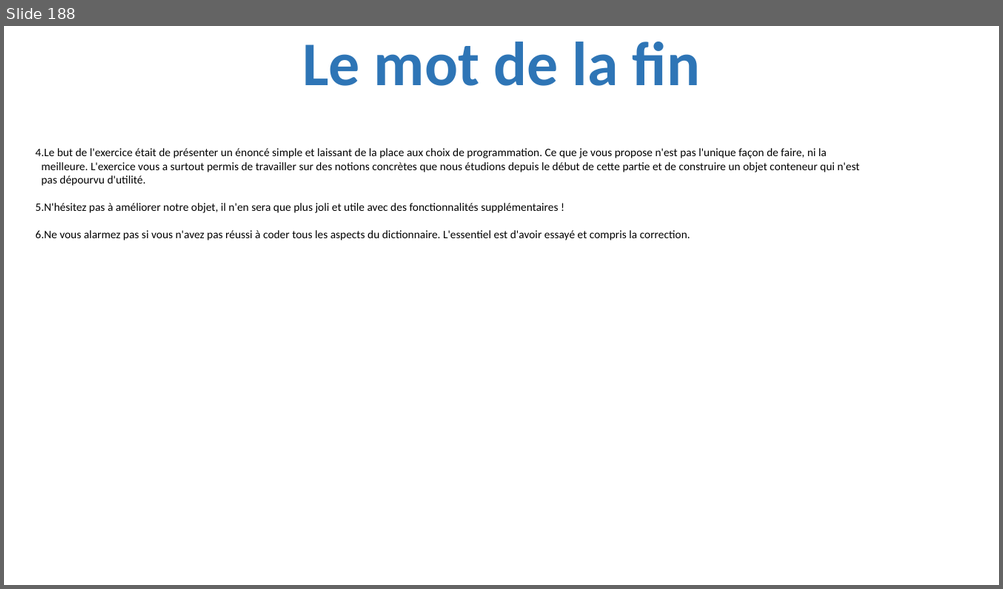
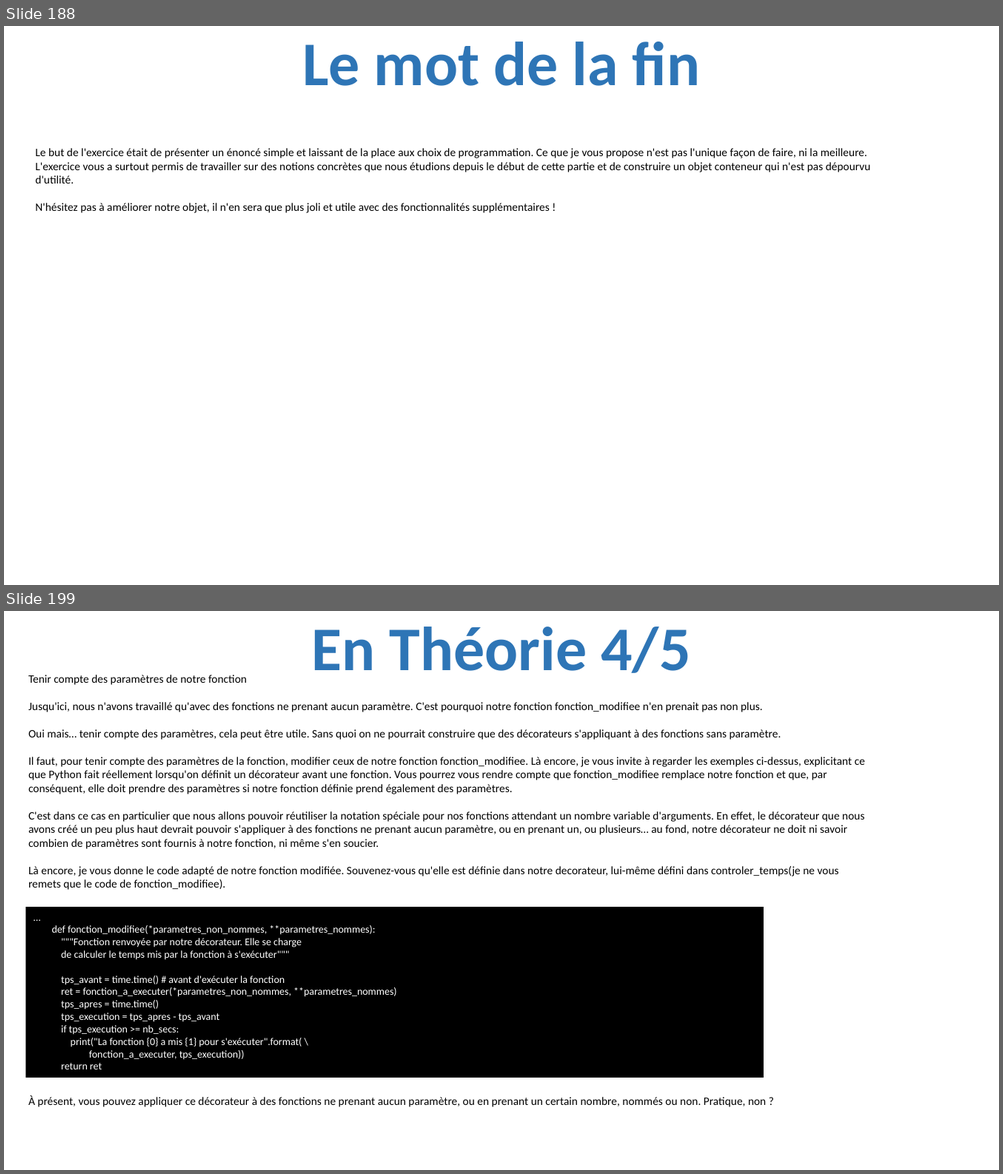
Before and after one commit to julienPalleau/PythonDoc, a slide deck: Python-resume.pptx. Shown one above the other, each under a label of ours: slide 188 before the commit, slides 188 and 199 after it; the slides between them are not shown. The pictures are 1003x589 and 1003x1174 pixels, drawn with LibreOffice and Linux fonts; fonts in the diff are those of the drawing. Boxes give left, top, right and bottom in pixels: in the first picture for what was removed or moved away, otherwise in the second. Text is boxed around its words. In the diff, an @@ line names an element or a change of style, - is before the commit and + after.

Commit message:
Les decorateurs

```diff
--- a/Python-resume.pptx
+++ b/Python-resume.pptx
@@ slide 199 added at (4, 611, 999, 1170), background #FFFFFF @@
@@ title added at (312, 627, 690, 673), 60 pt, text #2E75B6, bold @@
+En Théorie 4/5
@@ text added at (28, 675, 865, 890), 11 pt, text #000000 @@
+Tenir compte des paramètres de notre fonction
+Jusqu'ici, nous n'avons travaillé qu'avec des fonctions ne prenant aucun paramètre. C'est pourquoi notre fonction fonction_modifiee n'en prenait pas non plus.
+Oui mais… tenir compte des paramètres, cela peut être utile. Sans quoi on ne pourrait construire que des décorateurs s'appliquant à des fonctions sans paramètre.
+Il faut, pour tenir compte des paramètres de la fonction, modifier ceux de notre fonction fonction_modifiee. Là encore, je vous invite à regarder les exemples ci-dessus, explicitant ce que Python fait réellement lorsqu'on définit un décorateur avant une fonction. Vous pourrez vous rendre compte que fonction_modifiee remplace notre fonction et que, par conséquent, elle doit prendre des paramètres si notre fonction définie prend également des paramètres.
+C'est dans ce cas en particulier que nous allons pouvoir réutiliser la notation spéciale pour nos fonctions attendant un nombre variable d'arguments. En effet, le décorateur que nous avons créé un peu plus haut devrait pouvoir s'appliquer à des fonctions ne prenant aucun paramètre, ou en prenant un, ou plusieurs… au fond, notre décorateur ne doit ni savoir combien de paramètres sont fournis à notre fonction, ni même s'en soucier.
+Là encore, je vous donne le code adapté de notre fonction modifiée. Souvenez-vous qu'elle est définie dans notre decorateur, lui-même défini dans controler_temps(je ne vous remets que le code de fonction_modifiee).
@@ rectangle added at (25, 907, 763, 1078), fill #000000, 10 pt, text #FFFFFF @@
+...
+def fonction_modifiee(*parametres_non_nommes, **parametres_nommes):
+"""Fonction renvoyée par notre décorateur. Elle se charge
+de calculer le temps mis par la fonction à s'exécuter"""
+tps_avant = time.time() # avant d'exécuter la fonction
+ret = fonction_a_executer(*parametres_non_nommes, **parametres_nommes)
+tps_apres = time.time()
+tps_execution = tps_apres - tps_avant
+if tps_execution >= nb_secs:
+print("La fonction {0} a mis {1} pour s'exécuter".format( \
+fonction_a_executer, tps_execution))
+return ret
@@ text added at (28, 1096, 765, 1108), 11 pt, text #000000 @@
+À présent, vous pouvez appliquer ce décorateur à des fonctions ne prenant aucun paramètre, ou en prenant un certain nombre, nommés ou non. Pratique, non ?
@@ slide 188 changed as well @@
@@ text "Le but de l'exercice était ..." at (35, 148, 871, 213): bullet 1. to none @@
@@ text at (35, 230, 690, 241): paragraph removed @@
-6. Ne vous alarmez pas si vous n'avez pas réussi à coder tous les aspects du dictionnaire. L'essentiel est d'avoir essayé et compris la correction.
```
Also in this commit, not shown: 1 other slide changed, 16 other slides added.
